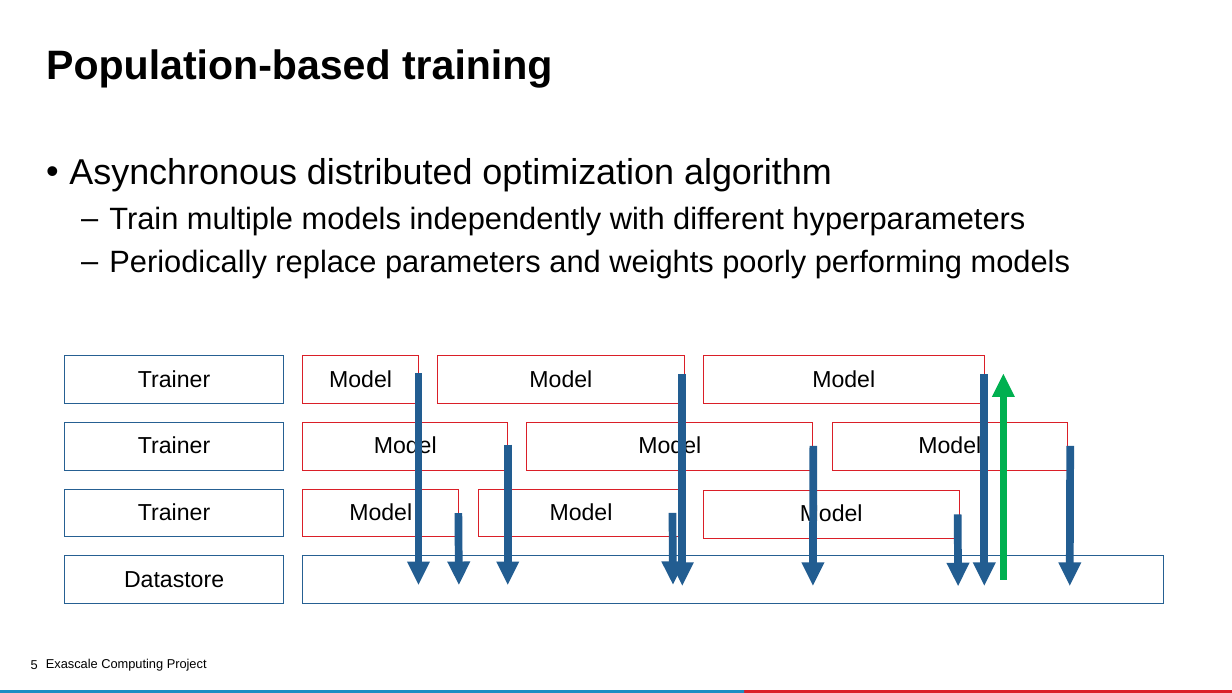
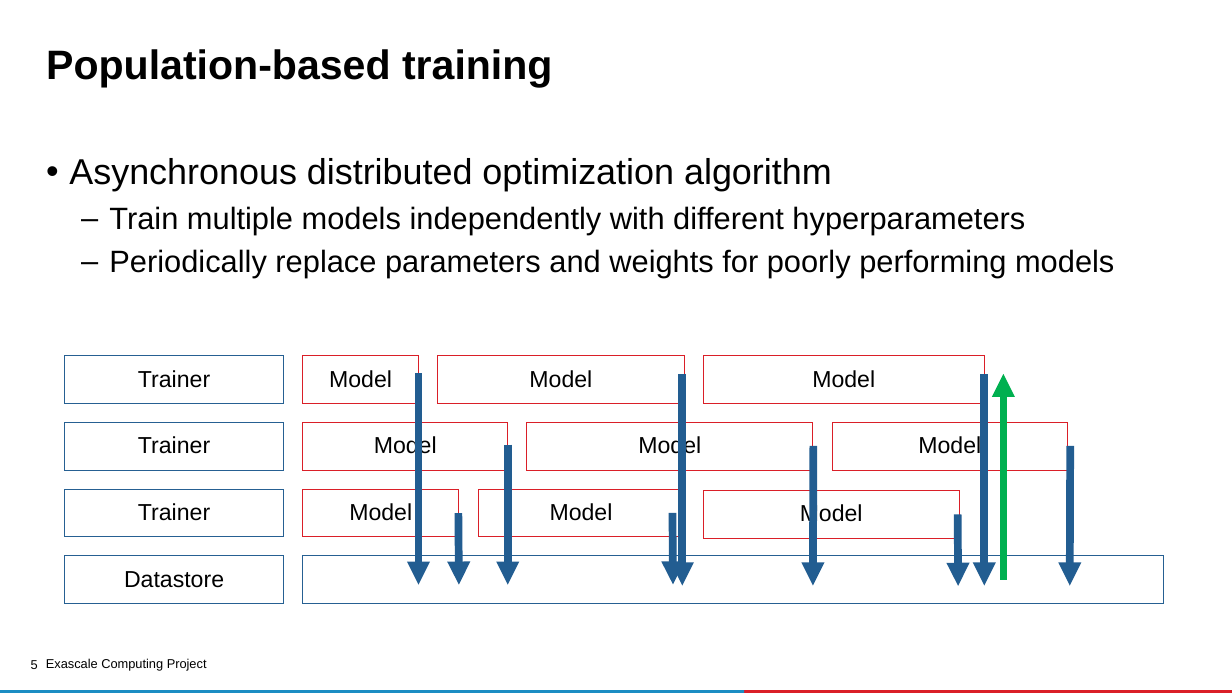
Before and after one commit to ECP-CANDLE/Tutorials, a slide deck: slide 5 of 2020/ECP/slides/05-nas.pptx. Drawn at 1232x693 pixels with LibreOffice and Linux fonts; fonts in the diff are those of the drawing; background and template pictures are left out. Boxes give left, top, right and bottom in pixels: in the first picture for what was removed or moved away, otherwise in the second. Text is boxed around its words. In the diff, an @@ line names an element or a change of style, - is before the commit and + after.

```diff
--- a/2020/ECP/slides/05-nas.pptx
+++ b/2020/ECP/slides/05-nas.pptx
@@ text at box(109, 249, 1114, 278): text changed @@
-  – Periodically replace parameters and weights poorly performing models
+  – Periodically replace parameters and weights for poorly performing models
```
Also in this commit, not shown: 5 other slides changed, 1 other file.
